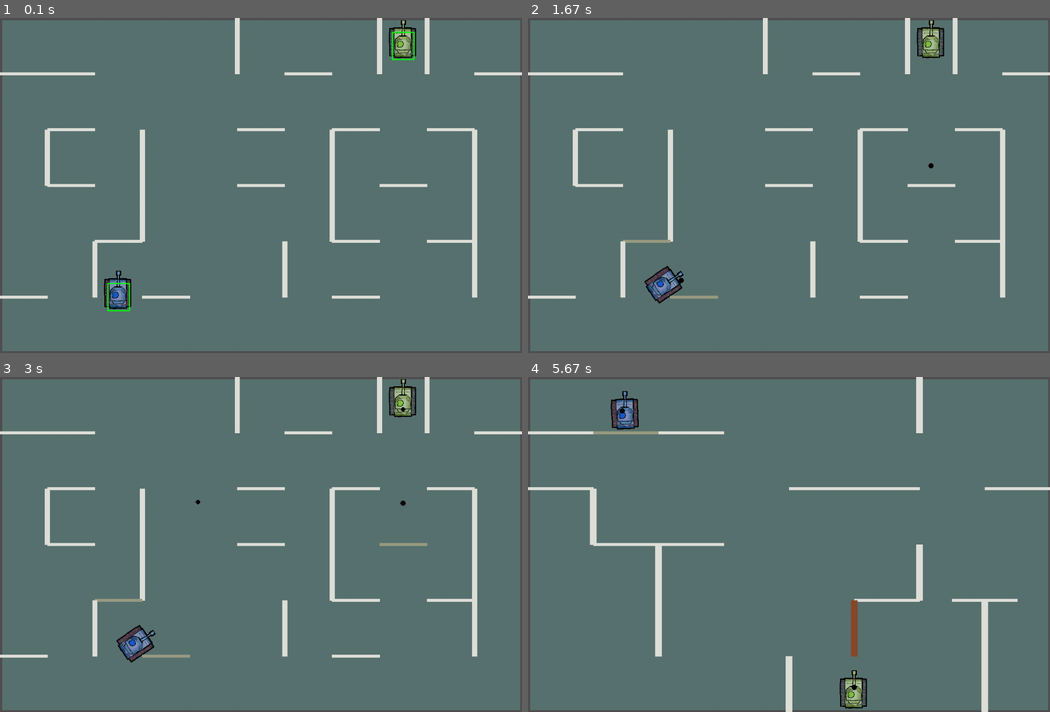
Above: before the commit, frames 1-4 (two rows, left to right).
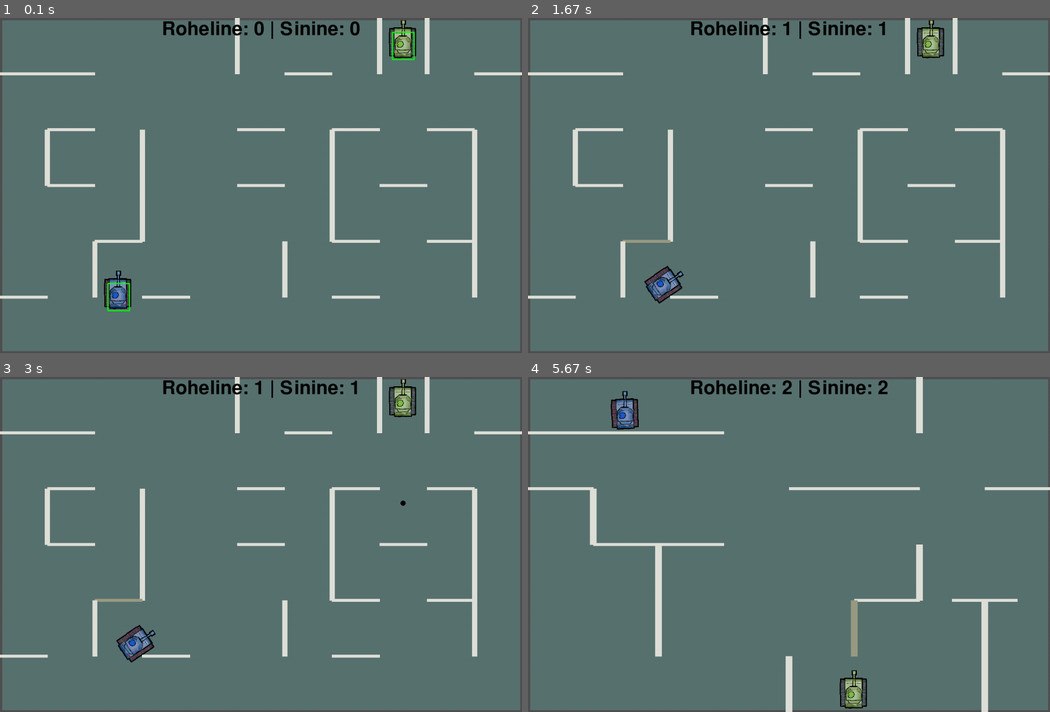
Above: after the commit, the same moments.

Repository: Last-Name-Dude/tank-treads-pygame
Game: pygame game, started from start.py
Two runs of this game, one before a commit and one after it. Both use one fixed random seed, a clock stepped at 60 frames per second and the inputs below.
Inputs:
- Up to frame 1 (0.1 s): no input
- Up to frame 2 (1.67 s): tap Space at 0.33, 0.73, 1.03, 1.23, 1.57 s; hold Right 0.67-1.13 s; hold D 0.67-1.13 s; tap Right Ctrl at 0.82 s; hold Up 1.17-1.47 s; hold W 1.17-1.47 s; hold Right from 1.5 s (still down); hold D from 1.5 s (still down)
- Up to frame 3 (3 s): tap Space at 1.87, 2.07, 2.37, 2.63 s; release Right at 1.97 s; release D at 1.97 s; hold Left 2-2.53 s; hold A 2-2.53 s; tap Right Ctrl at 2.15 s; hold Down 2.57-2.87 s; hold S 2.57-2.87 s
- Up to frame 4 (5.67 s): hold Up 3.33-3.7 s; hold W 3.33-3.7 s; tap Space at 3.4, 3.8, 4.1, 4.47, 4.87, 5.17 s; tap Right Ctrl at 3.48, 4.95 s; hold Right 3.73-4.37 s; hold D 3.73-4.37 s; hold Down 4.4-4.77 s; hold S 4.4-4.77 s; hold Left 4.8-5.27 s; hold A 4.8-5.27 s

The runs differ from the first frame. In frame 1, 0.7% of the frame differs, in the area x 31-69%, y 0-7%; in frame 2, 0.8%; in frame 3, 0.9%; in frame 4, 1.1%, in the area x 12-69%, y 0-94%.

Commit message:
nonii ma nüüd tegin skooriloenduri ära
ta väga ilus ei ole aga peaks töötama

Diff:
--- a/start.py
+++ b/start.py
@@ -14,6 +14,14 @@
 green_tank_img = pg.transform.scale(pg.image.load("roheline_tank.png"),(150,150))
 blu_tank_img = pg.transform.scale(pg.image.load("sinine_tank.png"),(150,150))
 
+# skooriloenduri font
+try:
+    font = pg.font.Font(None, 75)
+except pg.error:
+    font = pg.font.SysFont("arial", 75)
+
+# üritab default fonti kasutada, kui miskipärast default font puudub, siis
+# proovib ariali peale panna, lootuses, et arial on olemas
 
 tank_vector = pg.Vector2()
 tank_angle = 0
@@ -73,7 +81,7 @@
             kuuli_algpunkt = pg.Vector2(self.pos[:])
             kuuli_algvektor = pg.Vector2(self.vector[:])
             kuuli_algpunkt -= kuuli_algvektor*80*s #offset, et näeks välja nagu kuul tuleks torust
-            bullets.append(bullet(kuuli_algpunkt,kuuli_algvektor,bullet_time)) #asukoht, sihivektor ja eluaeg
+            bullets.append(bullet(kuuli_algpunkt,kuuli_algvektor,bullet_time,self)) #asukoht, sihivektor ja eluaeg
             self.delay = 150
 
     def draw(self,screen, img):
@@ -89,11 +97,12 @@
     #             self.bullets.remove(b)
 
 class bullet:
-    def __init__(self,pos,vec,time):
+    def __init__(self,pos,vec,time,shooter):
         self.pos = pos
         self.vec = vec
         self.time = time
         self.radius = bullet_r*s
+        self.shooter = shooter # seob kuuli ja tanki, mis ta välja tulistas
 
 class Wall:
     def __init__(self,lai,pikk,angle,pos,color):
@@ -142,6 +151,10 @@
 tank1 = Tank(pg.Vector2(0, 0), 0, pg.Vector2(), [pg.K_w, pg.K_a, pg.K_s, pg.K_d, pg.K_SPACE])
 tank2 = Tank(pg.Vector2(0, 0), 0, pg.Vector2(), [pg.K_UP, pg.K_LEFT, pg.K_DOWN, pg.K_RIGHT, pg.K_RCTRL])
 
+global tank1_skoor, tank2_skoor
+tank1_skoor = 0
+tank2_skoor = 0 # mängu alguses mõlemal 0 punkti
+
 running = True
 timeout = False
 reset = True
@@ -160,7 +173,7 @@
         spawn_choice = randint(0,1)
         tank1 = Tank(spawnpoints[spawn_choice], 0, pg.Vector2(), [pg.K_w, pg.K_a, pg.K_s, pg.K_d, pg.K_SPACE])
         tank2 = Tank(spawnpoints[spawn_choice - 1], 0, pg.Vector2(), [pg.K_UP, pg.K_LEFT, pg.K_DOWN, pg.K_RIGHT, pg.K_RCTRL])
-        tanklist = [tank1,tank2]
+        tanklist = [(tank1, 1), (tank2, 2)] # 1 ja 2 on mängija ID-d
         scaled_bullet_speed = bullet_speed*s
         scaled_tank_speed = tank_speed*s
         reset = False
@@ -187,26 +200,47 @@
 
     #tank_collision = [collision.update_rect(80*s,100*s,tank.ang_vel + tank.angle,tank.pos + tank.vel) for tank in [tank1,tank2]]
 
-    for t in tanklist:
-        pg.draw.polygon(screen, "green", t.points,3) #joonistame tangi collision kasti debugimiseks
+    for t, ID in tanklist:
+        pg.draw.polygon(screen, "green", t.points, 3) # tanki collision kast debugimiseks
         bool_collision = False
-        for obj in dobjects + objects + tanklist:
-            if obj == t:
-                continue
+        other_tanks = [other_t for other_t, id in tanklist if other_t != t]
+
+        all_collision_objects = dobjects + objects + other_tanks
+
+        for obj in all_collision_objects:
             if collision.check_rect_rect(obj.points,t.points):
                 bool_collision = True
                 break
         if not bool_collision:
             t.pos += t.vel
-            t.angle += t.ang_vel
-
+            t.angle += t.ang_vel        # siin kogu see blokk 203-216 ma ei ole päris kindel mis see on
+                                        # sest ma ei osanud ja siis AI aitas kõvasti lol
+        bullets_to_remove = []
         for b in bullets:
             if collision.check_circ_rect(b.pos,b.radius,collision.update_rect(100,80,t.angle,t.pos))[0]:
                 print("Hit!")
+                shooter_tank = b.shooter
+
+                if shooter_tank == t:
+                    if t == tank1:
+                        tank2_skoor += 1
+                    elif t == tank2:
+                        tank1_skoor += 1
+                else:
+                    if shooter_tank == tank1: # lisab skoori
+                        tank1_skoor += 1
+                    elif shooter_tank == tank2:
+                        tank2_skoor += 1
+                print(f"Tank 1 skoor (roheline) : {tank1_skoor} | Tank 2 skoor (sinine): {tank2_skoor}")
+                bullets_to_remove.append(b)
+
                 timeout_time = 3
                 timeout = True
-                tanklist[tanklist.index(t)] = None
-                tanklist.remove(None)
+                tanklist.remove((t, ID))
+                break
+        for b in bullets_to_remove:
+            if b in bullets:
+                bullets.remove(b)
 
     for obj in objects + dobjects:
         pg.draw.polygon(screen, obj.color, obj.points)
@@ -239,6 +273,10 @@
         if b.time <= 0:
             bullets.remove(b)
 
+    score_text = font.render(f"Roheline: {tank1_skoor} | Sinine: {tank2_skoor}", True, (0, 0, 0))
+    score_rect = score_text.get_rect(center=(screen_w // 2, 30))
+    screen.blit(score_text, score_rect)
+
     pg.display.flip()
 
     # piirab FPS 120
